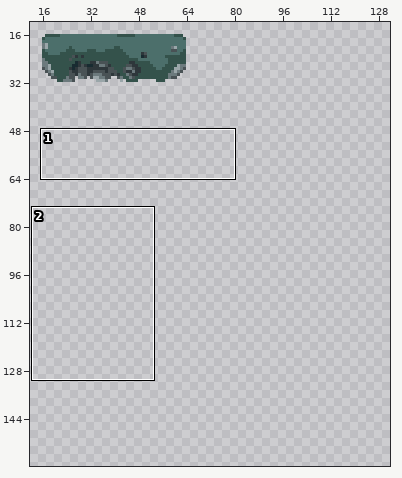
Edited in one commit: pixel-art file (Assets/Textures/moving_platform.aseprite). The first picture is a wide view before the edit; the outline marks the close-up.
Close-up. Before:
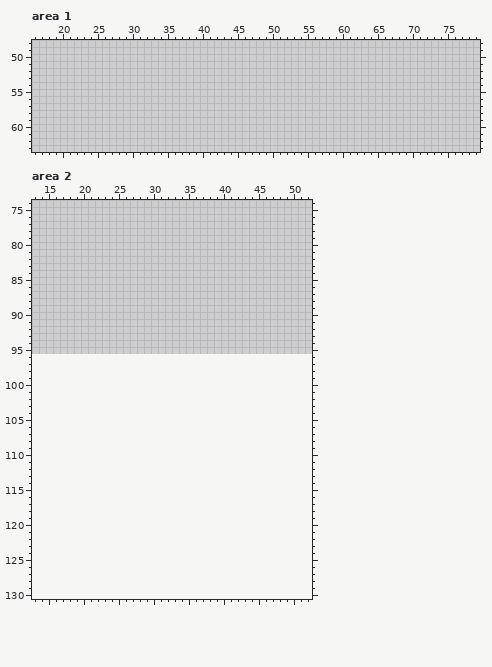
96x96 pixels, 1 frame. Shown: area 1: x 16..79, y 48..63; area 2: x 13..52, y 74..130. The old version is drawn lined up with the new one, on the new canvas. The wide view leaves out empty margins. The commit also changed other parts of the picture, which this record leaves out.
After:
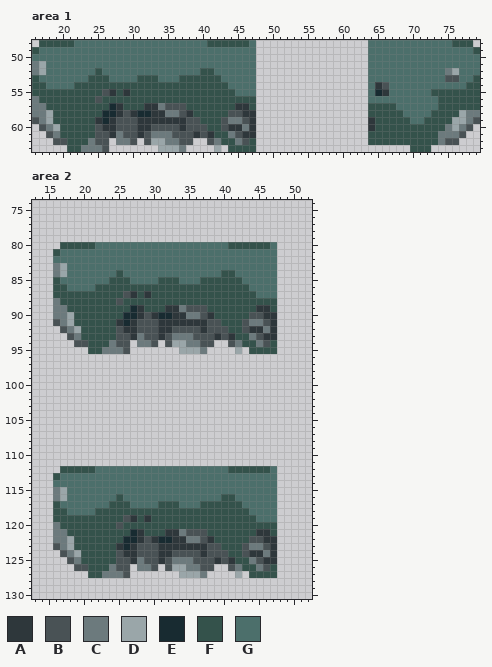
Palette (. is transparent): A #2e373b  B #495255  C #6c7a7d  D #9aa6a9  E #182b31  F #34524b  G #4c6f6b
Edits made:
canvas 96x96 -> 160x160
Area 1:
y 48: x 17..47 ............................... -> FFFFFGGGGGGGGGGGGGGGGGGGFFFFFFG; x 64..78 ............... -> GGGGGGGGGGGGFFF
y 49: x 16..47 ................................ -> FGGGGGGGGGGGGGGGGGGGGGGGGGGGGGGG; x 64..79 ................ -> GGGGGGGGGGGGGGGF
y 50: x 16..47 ................................ -> GGGGGGGGGGGGGGGGGGGGGGGGGGGGGGGG; x 64..79 ................ -> GGGGGGGGGGGGGGGG
y 51: x 16..47 ................................ -> CDGGGGGGGGGGGGGGGGGGGGGGGGGGGGGG; x 64..79 ................ -> GGGGGGGGGGGGGGGG
y 52: x 16..47 ................................ -> CDGGGGGGGFGGGGGGGGGGGGGGFFGGGGGG; x 64..79 ................ -> GGGGGGGGGGGCDGGG
y 53: x 16..47 ................................ -> FGGGGGGGFFFGGGGFFFGGGFFFFFFGGGGG; x 64..79 ................ -> GGGGGGGGGGGBBGGF
y 54: x 16..47 ................................ -> FFGGGGFFFFFFFFFFFFFFFFFFFFFFGGGG; x 64..79 ................ -> GABGGGGGGGGGGGFF
y 55: x 16..47 ................................ -> FFFFFFFFFFBAFAFFFFFFFFFFFFFFFGGG; x 64..79 ................ -> GEAGGGGGGFFFFFFF
y 56: x 16..47 ................................ -> CFFFFFFFFBFFFFFFFFFFFFFFFFFFFFFF; x 64..79 ................ -> GGGGGGGGGGFFFFFF
y 57: x 16..47 ................................ -> CCFFFFFFFFFEAFFFAACBBBFFFFFFFAAF; x 64..79 ................ -> FFFFGGGGGGFFFFFF
y 58: x 16..47 ................................ -> CCDFFFFFFFEEABAEEAACCBAFFFFFBBAA; x 64..79 ................ -> FFFFFGGGGFFFFDCC
y 59: x 16..47 ................................ -> BCDFFFFFFAEABBBAAAAAAABBFFFBCCBA; x 64..79 ................ -> AFFFFFGGFFFFDDCB
y 60: x 17..47 ............................... -> BCDFFFFFBAABBBAABBBBABBBFFBAACA; x 64..78 ............... -> AFFFFFFFFFFCDCB
y 61: x 18..47 .............................. -> BCFFFFFBBACBBABCCCBBBABAFFCBAA; x 64..77 .............. -> FFFFFFFFFFCCCB
y 62: x 19..26 ........ -> BBFFFCBB; x 28..30 ... -> CCB; x 32..38 ....... -> BDDCCBB; x 41..47 ....... -> BCFFCBF; x 64..76 ............. -> FFFFFFFFFFCBB
y 63: x 21..26 ...... -> FFCCCB; x 34..37 .... -> DDDC; x 42 . -> D; x 44..47 .... -> FFFF; x 70..72 ... -> FFF
Area 2:
y 80: x 17..47 ............................... -> FFFFFGGGGGGGGGGGGGGGGGGGFFFFFFG
y 81: x 16..47 ................................ -> FGGGGGGGGGGGGGGGGGGGGGGGGGGGGGGG
y 82: x 16..47 ................................ -> GGGGGGGGGGGGGGGGGGGGGGGGGGGGGGGG
y 83: x 16..47 ................................ -> CDGGGGGGGGGGGGGGGGGGGGGGGGGGGGGG
y 84: x 16..47 ................................ -> CDGGGGGGGFGGGGGGGGGGGGGGFFGGGGGG
y 85: x 16..47 ................................ -> FGGGGGGGFFFGGGGFFFGGGFFFFFFGGGGG
y 86: x 16..47 ................................ -> FFGGGGFFFFFFFFFFFFFFFFFFFFFFGGGG
y 87: x 16..47 ................................ -> FFFFFFFFFFBAFAFFFFFFFFFFFFFFFGGG
y 88: x 16..47 ................................ -> CFFFFFFFFBFFFFFFFFFFFFFFFFFFFFFF
y 89: x 16..47 ................................ -> CCFFFFFFFFFEAFFFAACBBBFFFFFFFAAF
y 90: x 16..47 ................................ -> CCDFFFFFFFEEABAEEAACCBAFFFFFBBAA
y 91: x 16..47 ................................ -> BCDFFFFFFAEABBBAAAAAAABBFFFBCCBA
y 92: x 17..47 ............................... -> BCDFFFFFBAABBBAABBBBABBBFFBAACA
y 93: x 18..47 .............................. -> BCFFFFFBBACBBABCCCBBBABAFFCBAA
y 94: x 19..26 ........ -> BBFFFCBB; x 28..30 ... -> CCB; x 32..38 ....... -> BDDCCBB; x 41..47 ....... -> BCFFCBF
y 95: x 21..26 ...... -> FFCCCB; x 34..37 .... -> DDDC; x 42 . -> D; x 44..47 .... -> FFFF
y 112: x 17..47 ............................... -> FFFFFGGGGGGGGGGGGGGGGGGGFFFFFFG
y 113: x 16..47 ................................ -> FGGGGGGGGGGGGGGGGGGGGGGGGGGGGGGG
y 114: x 16..47 ................................ -> GGGGGGGGGGGGGGGGGGGGGGGGGGGGGGGG
y 115: x 16..47 ................................ -> CDGGGGGGGGGGGGGGGGGGGGGGGGGGGGGG
y 116: x 16..47 ................................ -> CDGGGGGGGFGGGGGGGGGGGGGGFFGGGGGG
y 117: x 16..47 ................................ -> FGGGGGGGFFFGGGGFFFGGGFFFFFFGGGGG
y 118: x 16..47 ................................ -> FFGGGGFFFFFFFFFFFFFFFFFFFFFFGGGG
y 119: x 16..47 ................................ -> FFFFFFFFFFBAFAFFFFFFFFFFFFFFFGGG
y 120: x 16..47 ................................ -> CFFFFFFFFBFFFFFFFFFFFFFFFFFFFFFF
y 121: x 16..47 ................................ -> CCFFFFFFFFFEAFFFAACBBBFFFFFFFAAF
y 122: x 16..47 ................................ -> CCDFFFFFFFEEABAEEAACCBAFFFFFBBAA
y 123: x 16..47 ................................ -> BCDFFFFFFAEABBBAAAAAAABBFFFBCCBA
y 124: x 17..47 ............................... -> BCDFFFFFBAABBBAABBBBABBBFFBAACA
y 125: x 18..47 .............................. -> BCFFFFFBBACBBABCCCBBBABAFFCBAA
y 126: x 19..26 ........ -> BBFFFCBB; x 28..30 ... -> CCB; x 32..38 ....... -> BDDCCBB; x 41..47 ....... -> BCFFCBF
y 127: x 21..26 ...... -> FFCCCB; x 34..37 .... -> DDDC; x 42 . -> D; x 44..47 .... -> FFFF
Where, in picture pixels (left, top, right, bottom), the same in both close-ups:
added: (32, 40, 256, 152)
added: (368, 40, 480, 152)
added: (53, 242, 277, 354)
added: (53, 466, 277, 578)
